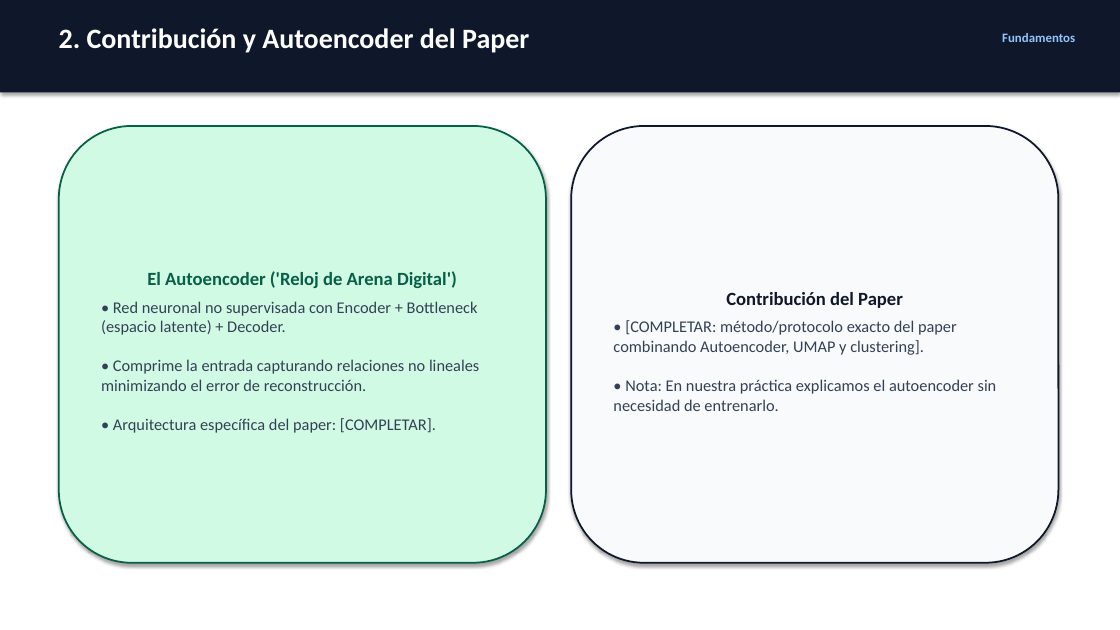
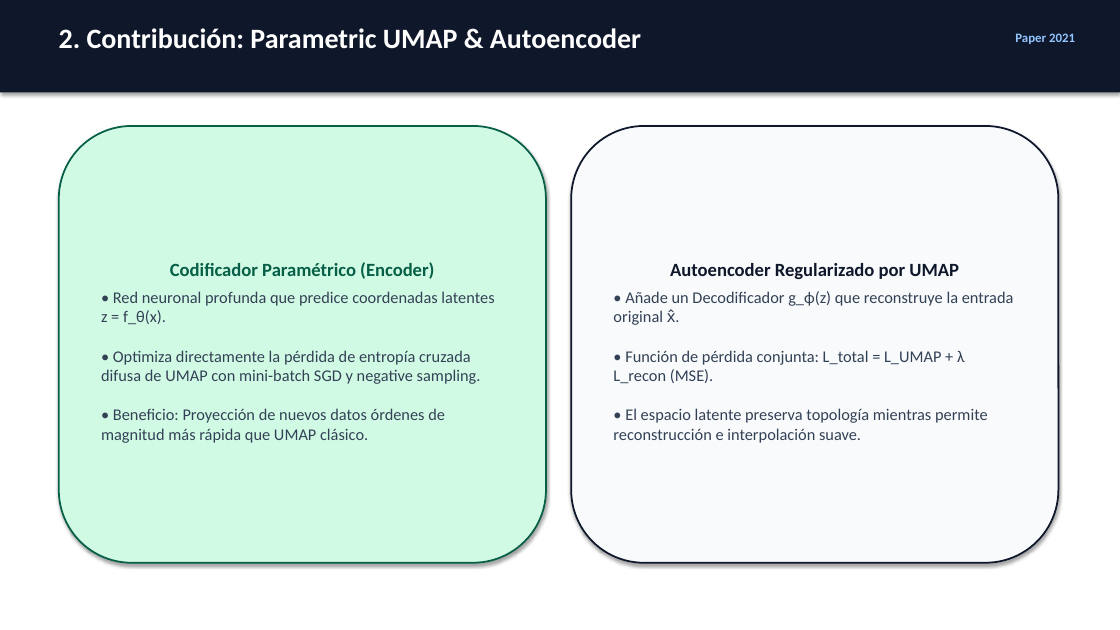
Before and after one commit to SeverichAxl/Autoencoder_UMAP_Clustering, a slide deck: slide 3 of entregables/Presentacion_Grupo3_Autoencoder_UMAP.pptx. Drawn at 1120x630 pixels with LibreOffice and Linux fonts; fonts in the diff are those of the drawing. Boxes give left, top, right and bottom in pixels: in the first picture for what was removed or moved away, otherwise in the second. Text is boxed around its words. In the diff, an @@ line names an element or a change of style, - is before the commit and + after.

Commit message:
feat: completar datos oficiales del paper Parametric UMAP (Sainburg et al., 2021) en informe, diapositivas y preguntas

```diff
--- a/entregables/Presentacion_Grupo3_Autoencoder_UMAP.pptx
+++ b/entregables/Presentacion_Grupo3_Autoencoder_UMAP.pptx
@@ text at <box>59,28,641,49</box>: text changed @@
-2. Contribución y Autoencoder del Paper
+2. Contribución: Parametric UMAP & Autoencoder
@@ text at <box>1015,33,1075,44</box>: text changed @@
-Fundamentos
+Paper 2021
@@ text in rounded rectangle at <box>101,262,494,443</box>: text changed @@
-El Autoencoder ('Reloj de Arena Digital')
-• Red neuronal no supervisada con Encoder + Bottleneck (espacio latente) + Decoder.
-• Comprime la entrada capturando relaciones no lineales minimizando el error de reconstrucción.
-• Arquitectura específica del paper: [COMPLETAR].
+Codificador Paramétrico (Encoder)
+• Red neuronal profunda que predice coordenadas latentes z = f_θ(x).
+• Optimiza directamente la pérdida de entropía cruzada difusa de UMAP con mini-batch SGD y negative sampling.
+• Beneficio: Proyección de nuevos datos órdenes de magnitud más rápida que UMAP clásico.
@@ text in rounded rectangle at <box>613,263,1014,443</box>: text changed @@
-Contribución del Paper
-• [COMPLETAR: método/protocolo exacto del paper combinando Autoencoder, UMAP y clustering].
-• Nota: En nuestra práctica explicamos el autoencoder sin necesidad de entrenarlo.
+Autoencoder Regularizado por UMAP
+• Añade un Decodificador g_ϕ(z) que reconstruye la entrada original x̂.
+• Función de pérdida conjunta: L_total = L_UMAP + λ L_recon (MSE).
+• El espacio latente preserva topología mientras permite reconstrucción e interpolación suave.
```
Also in this commit, not shown: 9 other slides changed, 1 slide added, 1 slide removed, 8 other files.
